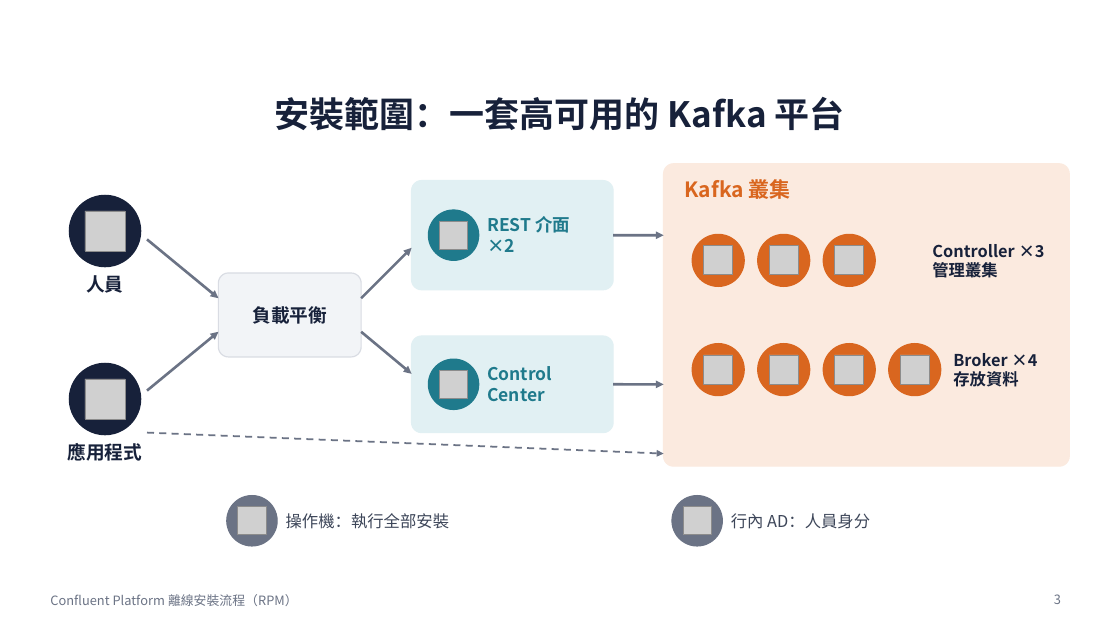
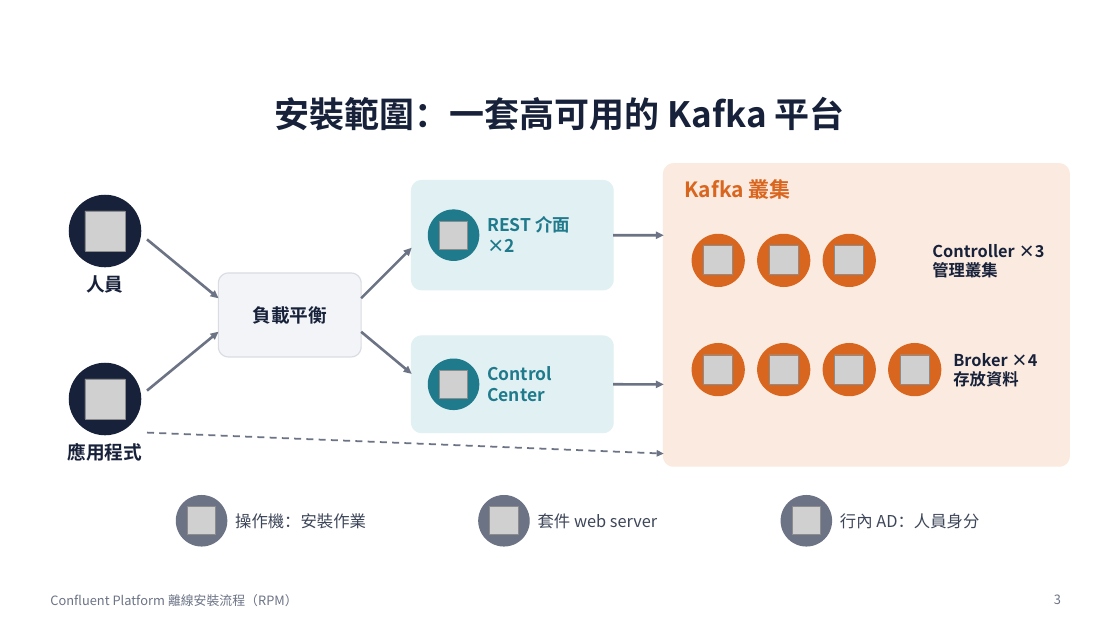
Before and after one commit to zxc81906119/kafka_install_ops, a slide deck: slide 3 of docs/Confluent-RPM安裝流程.pptx. Drawn at 1120x630 pixels with LibreOffice and Linux fonts; fonts in the diff are those of the drawing; grey boxes stand for pictures. Boxes give left, top, right and bottom in pixels: in the first picture for what was removed or moved away, otherwise in the second. Text is boxed around its words. In the diff, an @@ line names an element or a change of style, - is before the commit and + after.

```diff
--- a/docs/Confluent-RPM安裝流程.pptx
+++ b/docs/Confluent-RPM安裝流程.pptx
@@ ellipse: place and size @@
-ellipse at <box>227,496,277,546</box>
+ellipse at <box>176,496,227,546</box>
@@ picture: place and size @@
-picture at <box>238,507,266,535</box>
+picture at <box>187,507,216,535</box>
@@ ellipse: place and size @@
-ellipse at <box>672,496,723,546</box>
+ellipse at <box>479,496,529,546</box>
@@ picture added at <box>490,507,518,535</box> @@
@@ ellipse added at <box>781,496,832,546</box>, fill #6B7385, outline #6B7385 1 pt @@
@@ picture: place and size @@
-picture at <box>683,507,712,535</box>
+picture at <box>792,507,821,535</box>
@@ text "行內 AD：人員身分": place and size @@
-text "行內 AD：人員身分" at <box>731,513,870,529</box>
+text "行內 AD：人員身分" at <box>840,513,979,529</box>
@@ text at <box>235,513,366,529</box>: text changed @@
-操作機：執行全部安裝
+操作機：安裝作業
@@ text added at <box>538,513,657,529</box>, 14 pt, text #3D4659 @@
+套件 web server
```
Also in this commit, not shown: 11 other slides changed, 14 other files.
